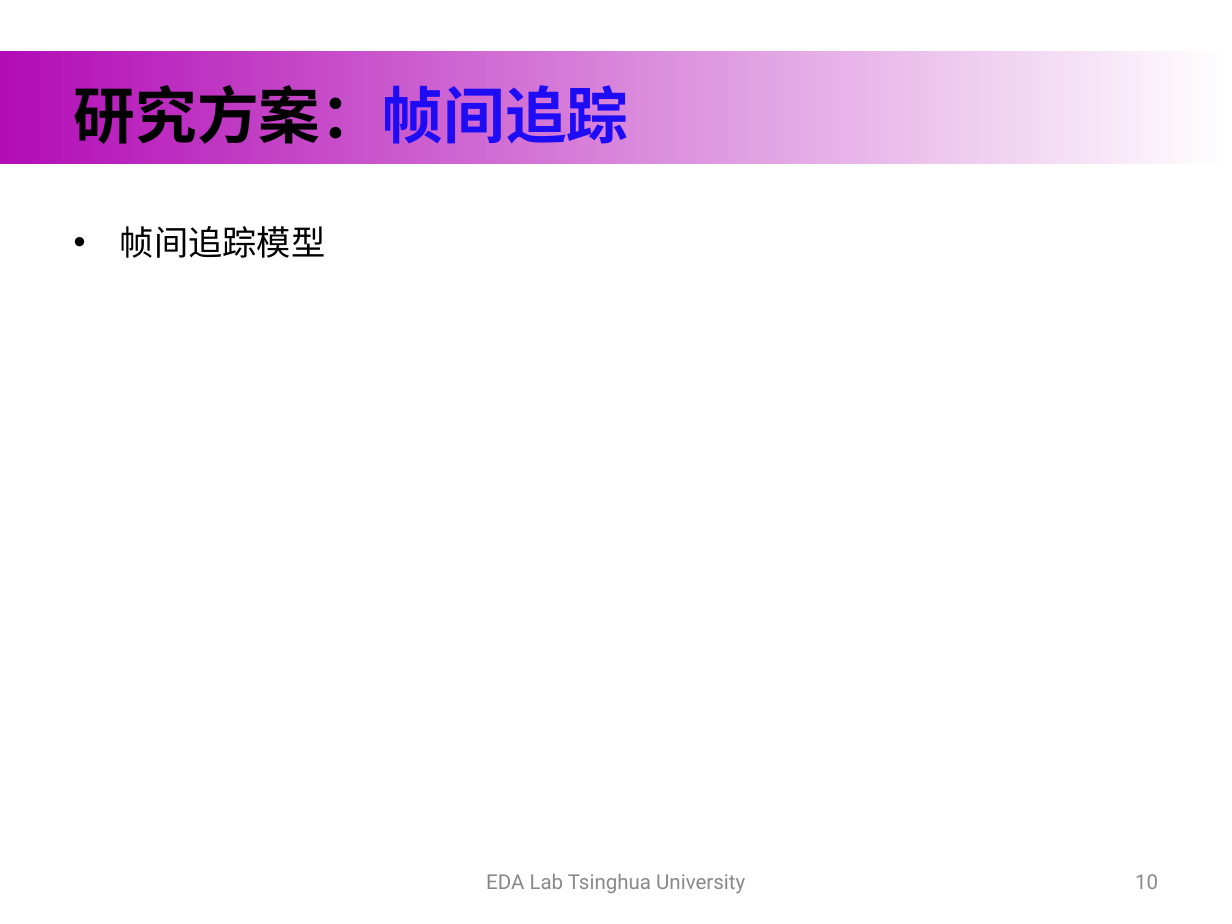
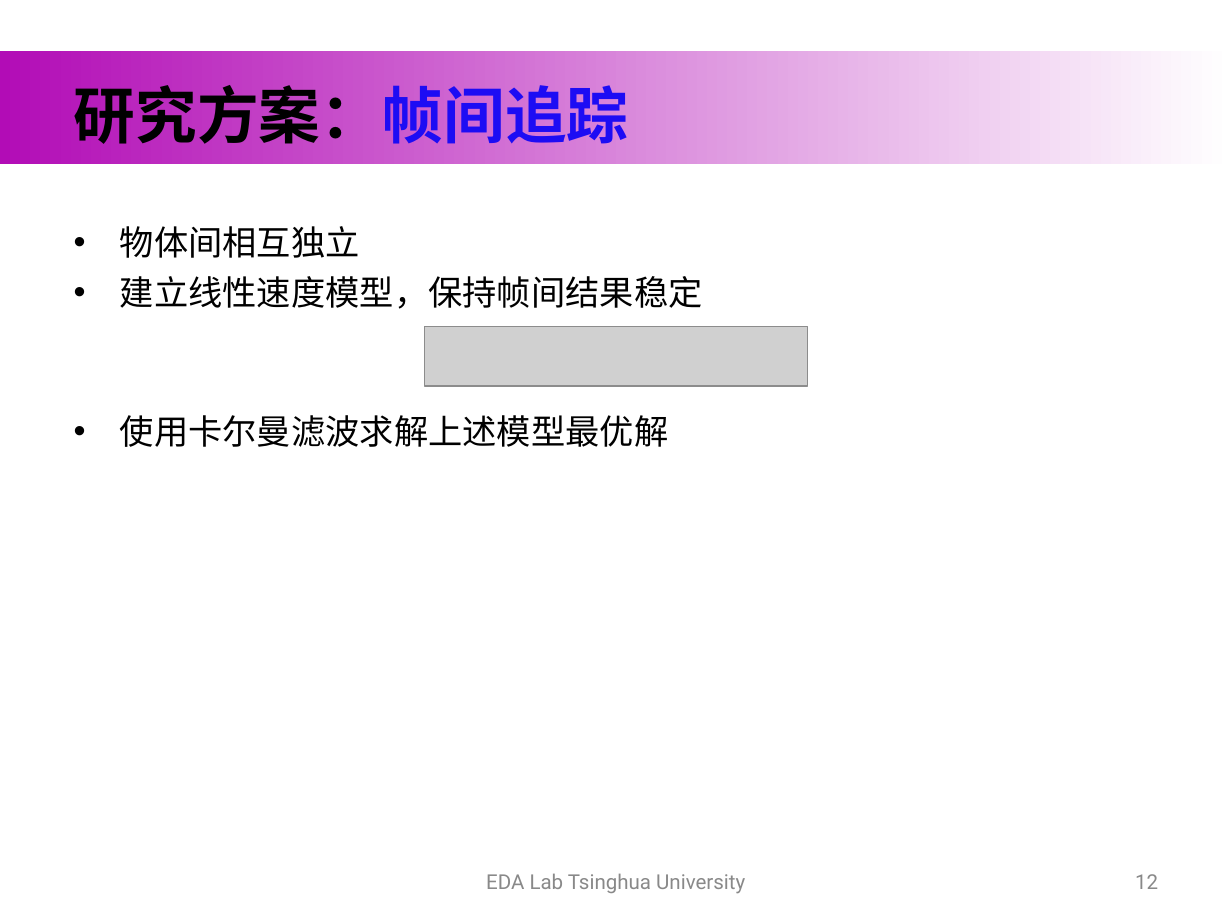
Before and after one commit to hewr1993/graduate_thesis, a slide deck: slide 12 of formal_materials/publish/midterm/中期.ppt (slide 10 before the commit). Drawn at 1232x924 pixels with LibreOffice and Linux fonts; fonts in the diff are those of the drawing; grey boxes stand for pictures; background and template pictures are left out. Boxes give left, top, right and bottom in pixels: in the first picture for what was removed or moved away, otherwise in the second. Text is boxed around its words. In the diff, an @@ line names an element or a change of style, - is before the commit and + after.

```diff
--- a/formal_materials/publish/midterm/中期.ppt
+++ b/formal_materials/publish/midterm/中期.ppt
@@ text at [120,226,703,447]: text changed @@
-• 帧间追踪模型
+• 物体间相互独立
+• 建立线性速度模型，保持帧间结果稳定
+• 使用卡尔曼滤波求解上述模型最优解
@@ picture added at [424,326,807,387] @@
@@ page number at [1135,874,1158,889]: text changed @@
-10
+12
```
Also in this commit, not shown: 5 other slides changed, 2 slides added, 3 slides removed, 2 other files.
